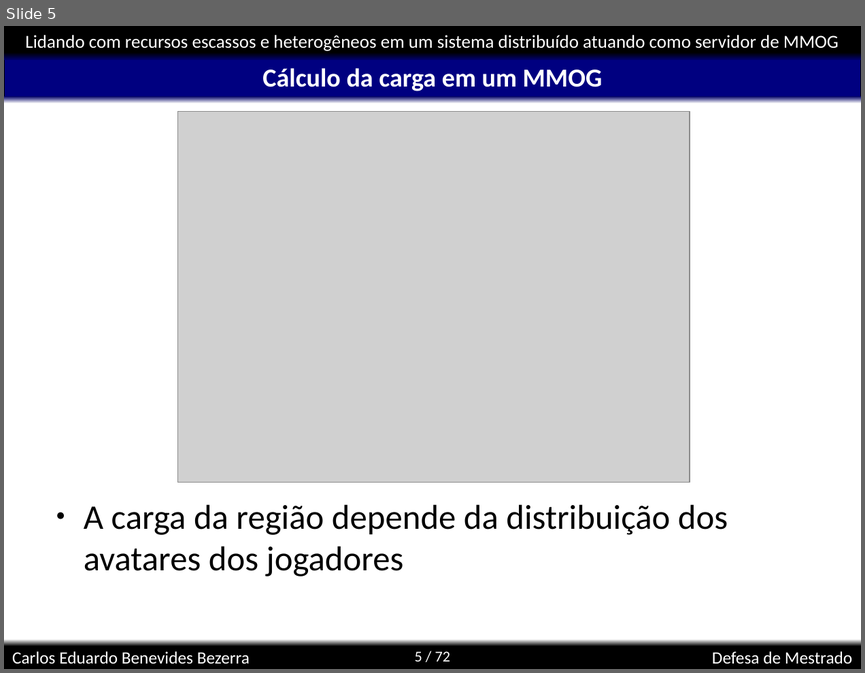
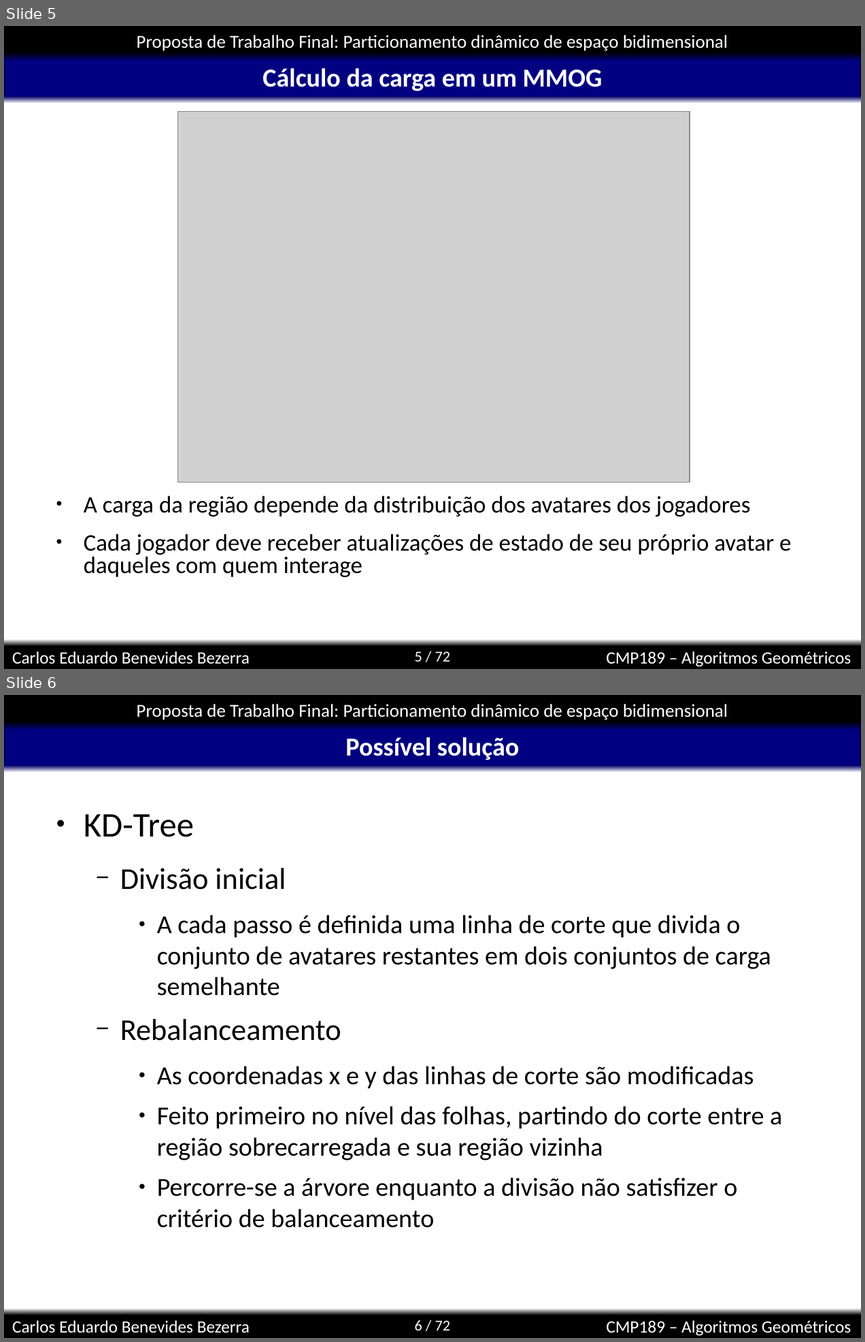
Before and after one commit to kdubezerra/kdubezerra, a slide deck: disciplinas/cmp189/projetoTrabalhoFinal.ppt. Shown one above the other, each under a label of ours: slide 5 before the commit, slides 5 and 6 after it. The pictures are 865x673 and 865x1342 pixels, drawn with LibreOffice and Linux fonts; fonts in the diff are those of the drawing; grey boxes stand for pictures; background and template pictures are left out. Boxes give left, top, right and bottom in pixels: in the first picture for what was removed or moved away, otherwise in the second. Text is boxed around its words. In the diff, an @@ line names an element or a change of style, - is before the commit and + after.

```diff
--- a/disciplinas/cmp189/projetoTrabalhoFinal.ppt
+++ b/disciplinas/cmp189/projetoTrabalhoFinal.ppt
@@ slide 6 added at (4,695,861,1338), background #FFFFFF; not listed: 8 template elements that a slide beside it also shows @@
@@ title added at (345,737,519,760), 24 pt, text #FFFFFF, bold @@
+Possível solução
@@ text added at (84,814,782,1227), 24 pt, text #000000 @@
+● KD-Tree
+  − Divisão inicial
+    ● A cada passo é definida uma linha de corte que divida o conjunto de avatares restantes em dois conjuntos de carga semelhante
+  − Rebalanceamento
+    ● As coordenadas x e y das linhas de corte são modificadas
+    ● Feito primeiro no nível das folhas, partindo do corte entre a região sobrecarregada e sua região vizinha
+    ● Percorre-se a árvore enquanto a divisão não satisfizer o critério de balanceamento
@@ slide 5 changed as well @@
@@ text in rectangle at (137,35,728,51): text changed @@
-Lidando com recursos escassos e heterogêneos em um sistema distribuído atuando como servidor de MMOG
+Proposta de Trabalho Final: Particionamento dinâmico de espaço bidimensional
@@ text at (84,495,751,516): size 32 to 22 pt in "A carga da região depende da distribuição ..."; line spacing 1 to 0.8 @@
@@ text at (84,533,791,577): paragraph added @@
+● Cada jogador deve receber atualizações de estado de seu próprio avatar e daqueles com quem interage
@@ text added at (606,651,851,667), 16 pt, text #FFFFFF @@
+CMP189 – Algoritmos Geométricos
@@ text removed at (712,651,852,664) @@
-Defesa de Mestrado
```
Also in this commit, not shown: 4 other slides changed, 15 other slides added, 29 other files.
